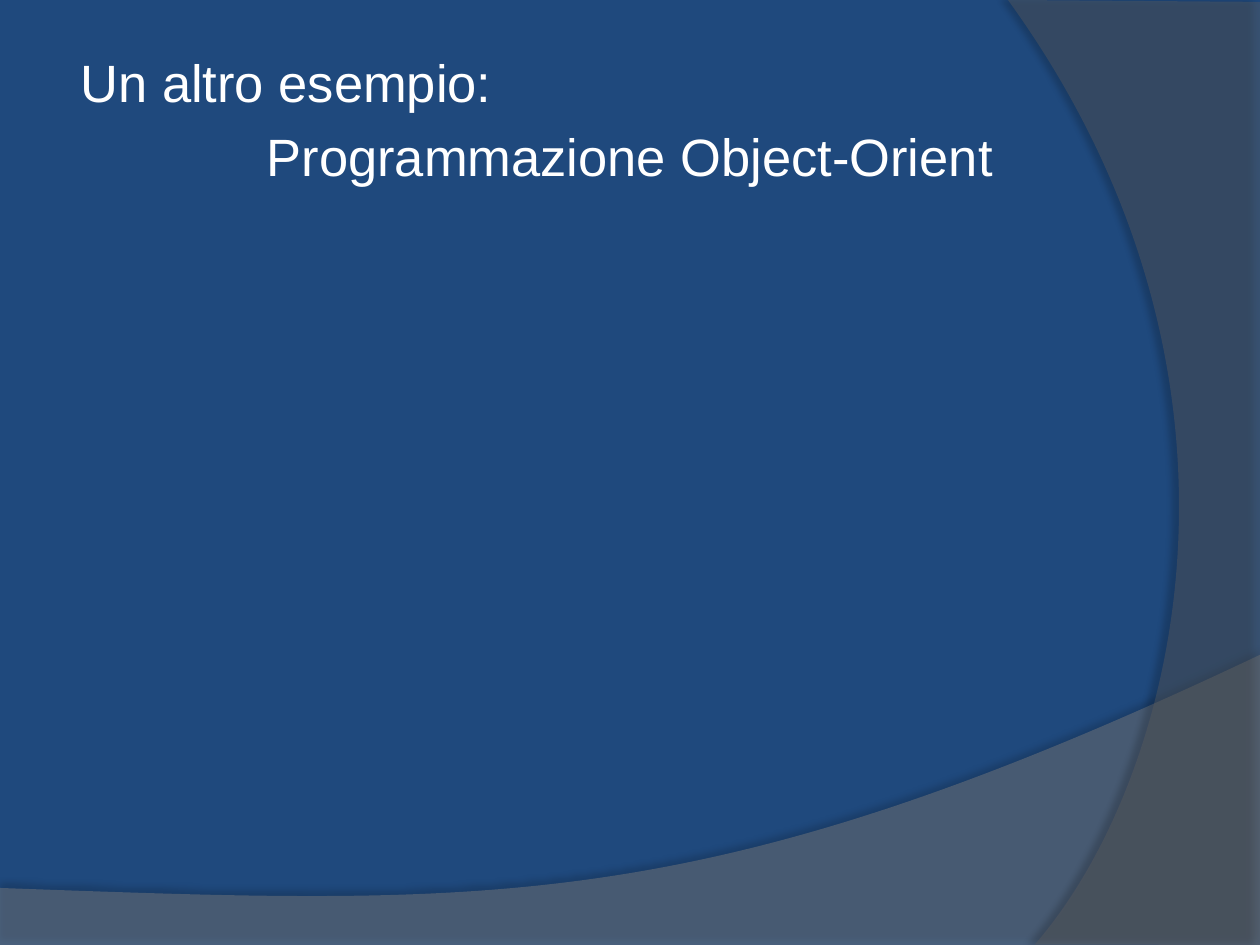
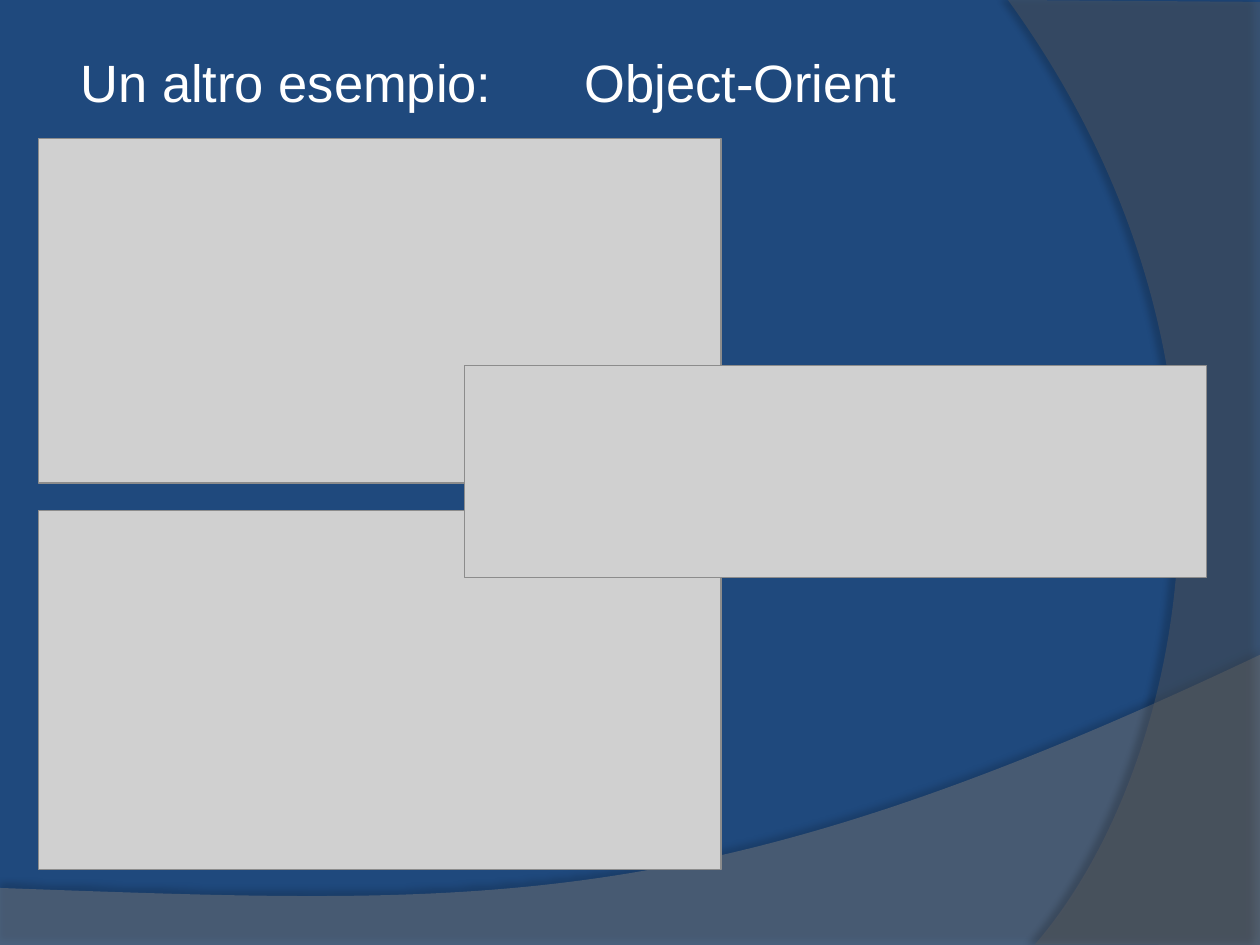
Before and after one commit to yan0z/ISW, a slide deck: slide 8 of Quesito 2 Team/1.ISW-Metrica.pptx (slide 5 before the commit). Drawn at 1260x945 pixels with LibreOffice and Linux fonts; fonts in the diff are those of the drawing; grey boxes stand for pictures. Boxes give left, top, right and bottom in pixels: in the first picture for what was removed or moved away, otherwise in the second. Text is boxed around its words. In the diff, an @@ line names an element or a change of style, - is before the commit and + after.

```diff
--- a/Quesito 2 Team/1.ISW-Metrica.pptx
+++ b/Quesito 2 Team/1.ISW-Metrica.pptx
@@ text at [80,64,896,113]: text changed @@
-Un altro esempio:
-Programmazione Object-Orient
+Un altro esempio: Object-Orient
@@ picture added at [39,139,721,484] @@
@@ picture added at [465,365,1207,577] @@
@@ picture added at [39,510,721,869] @@
```
Also in this commit, not shown: 1 other slide changed, 7 slides added, 6 other files.
